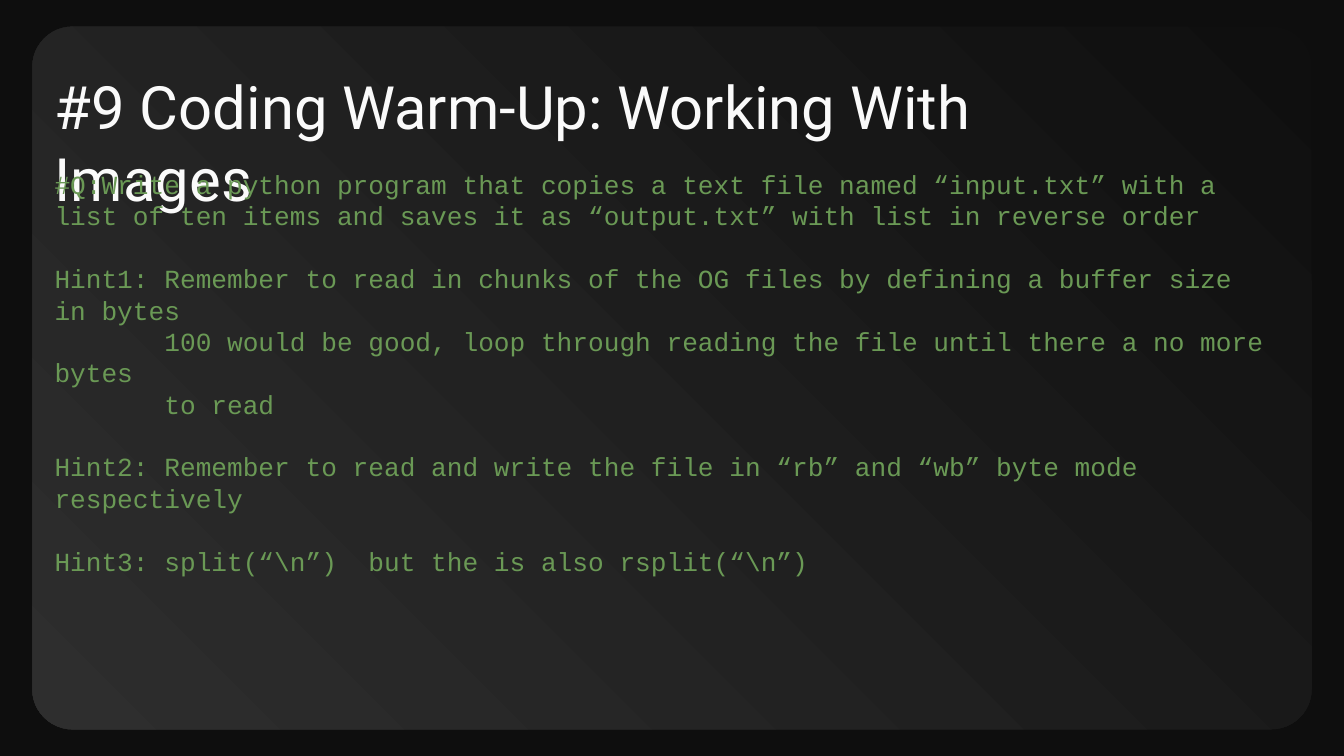
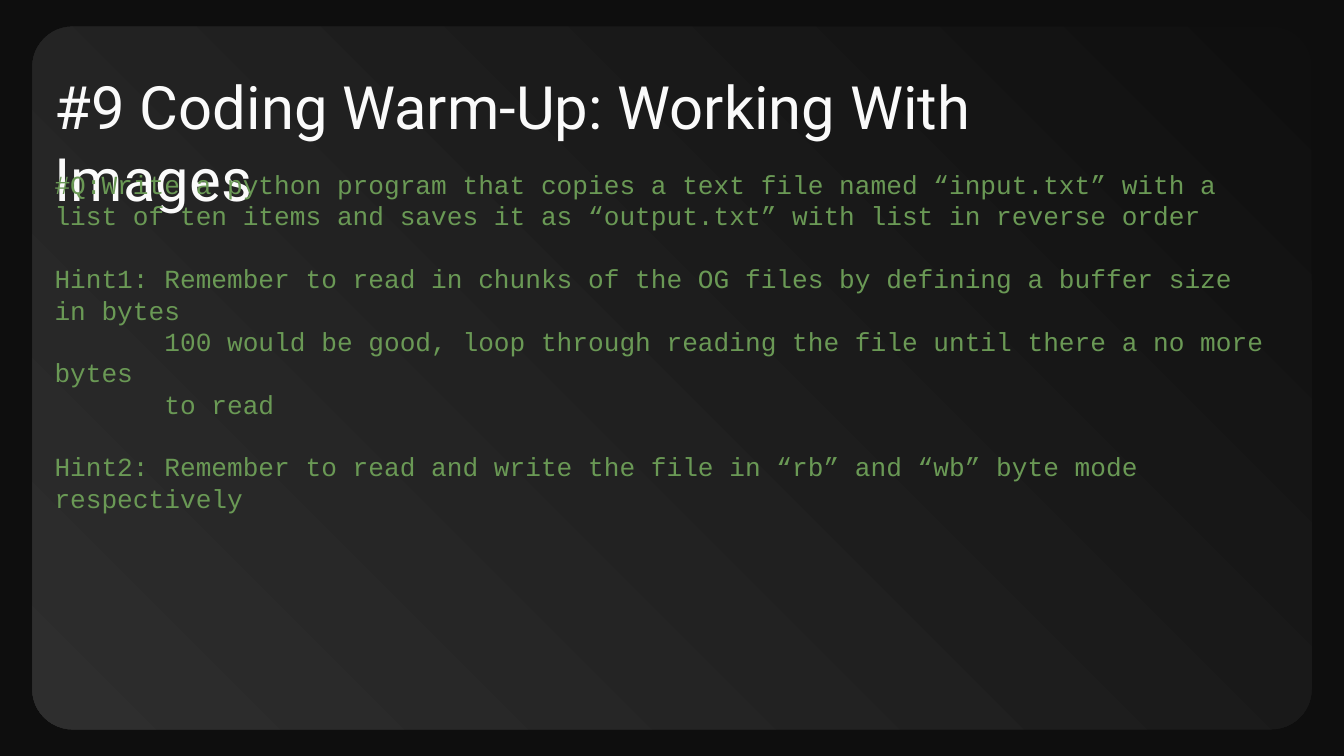
Before and after one commit to CompSci-110-LHHS/cs110classmain, a slide deck: slide 10 of 002_Course_Exercises/01_Warmup_Exercises/01_CS110_Warmup_Exercises.pptx. Drawn at 1344x756 pixels with LibreOffice and Linux fonts; fonts in the diff are those of the drawing. Boxes give left, top, right and bottom in pixels: in the first picture for what was removed or moved away, otherwise in the second. Text is boxed around its words. In the diff, an @@ line names an element or a change of style, - is before the commit and + after.

Commit message:
corrected newline typo in csv examples and Hint typo in warmup excercises

```diff
--- a/002_Course_Exercises/01_Warmup_Exercises/01_CS110_Warmup_Exercises.pptx
+++ b/002_Course_Exercises/01_Warmup_Exercises/01_CS110_Warmup_Exercises.pptx
@@ text at (x1=55, y1=552, x2=808, y2=577): paragraph removed @@
-Hint3: split(“\n”) but the is also rsplit(“\n”)
```
Also in this commit, not shown: 1 other file.
